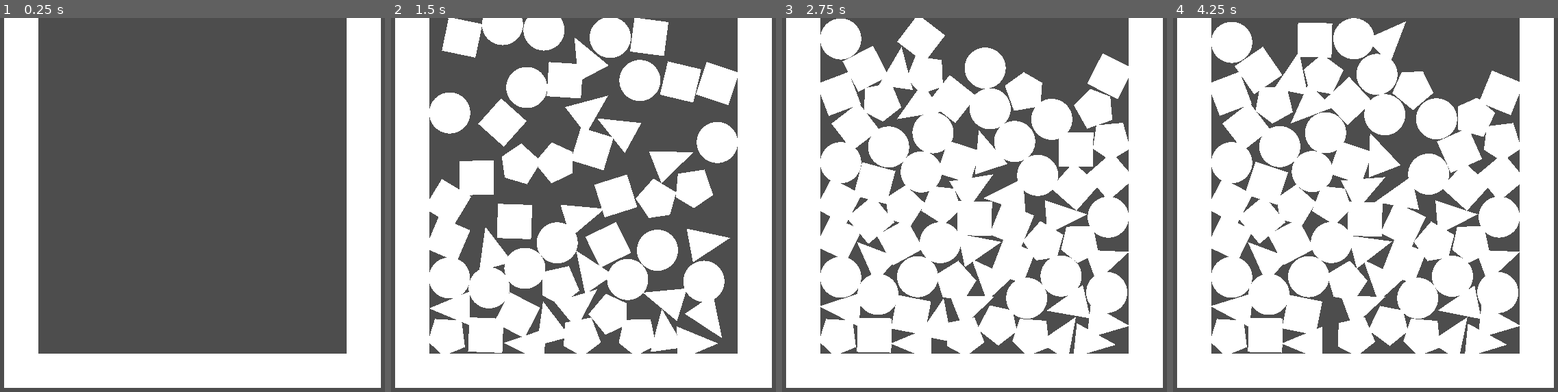
Above: before the commit, frames 1-4 (left to right).
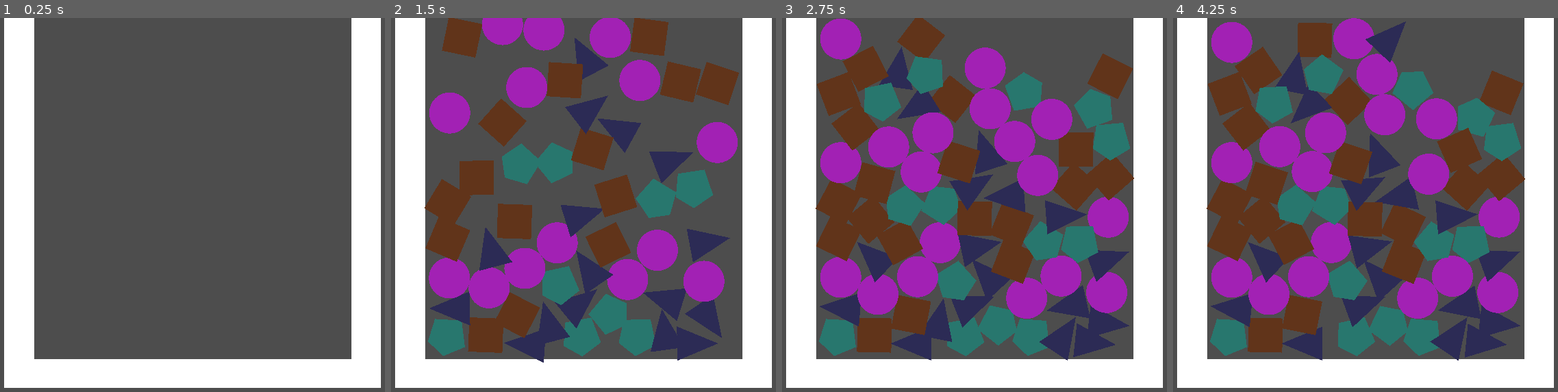
Above: after the commit, the same moments.

Repository: G-U-T-S/theana_jam
Game: Godot game, scene res://Scenes/main.tscn
The game is run twice, just before and just after one commit, with the same random seed, the same clock (stepped at 60 frames per second) and the same inputs.
Inputs (mouse positions are in pixels of both pictures, inside the frame that each line leads up to):
- Up to frame 1 (0.25 s): no input
- Up to frame 2 (1.5 s): move the mouse to (702, 201) at 0.52 s; press the mouse at (702, 201) at 0.53 s; move the mouse to (475, 242) at 1.27 s; release the mouse at (475, 242) at 1.28 s; click (475, 242) at 1.35 s
- Up to frame 3 (2.75 s): move the mouse to (1028, 133) at 2.02 s; press the mouse at (1028, 133) at 2.03 s
- Up to frame 4 (4.25 s): move the mouse to (1338, 305) at 2.77 s; release the mouse at (1338, 305) at 2.78 s; click (1338, 305) at 2.85 s; move the mouse to (1531, 283) at 3.52 s; press the mouse at (1531, 283) at 3.53 s

The runs differ from the first frame. In frame 1, 3.3% of the frame differs, in the area x 8-92%, y 0-92%; in frame 2, 41%; in frame 3, 53%; in frame 4, 53%.

Commit message:
atualização visual
mudei cores e tamanho de colisões apenas

Diff:
--- a/Scenes/circle_shape.tscn
+++ b/Scenes/circle_shape.tscn
@@ -10,9 +10,11 @@
 radius = 30.0167
 
 [node name="circle_shape" type="RigidBody2D"]
+modulate = Color(0.6356, 0.128072, 0.704168, 1)
 collision_layer = 2
 collision_mask = 3
 script = ExtResource("1_0hsxx")
+type = "circle"
 
 [node name="mesh" type="MeshInstance2D" parent="."]
 mesh = SubResource("SphereMesh_awgk8")
--- a/Scenes/main.tscn
+++ b/Scenes/main.tscn
@@ -20,7 +20,8 @@
 position = Vector2(150, 240)
 
 [node name="polygon" type="Polygon2D" parent="wall_1"]
-position = Vector2(-125, -250)
+position = Vector2(-113, -250)
+scale = Vector2(0.88, 1.022)
 polygon = PackedVector2Array(100, 0, 150, 0, 150, 500, 100, 500)
 
 [node name="collsion" type="CollisionShape2D" parent="wall_1"]
@@ -31,7 +32,8 @@
 position = Vector2(650, 240)
 
 [node name="polygon" type="Polygon2D" parent="wall_2"]
-position = Vector2(-125, -250)
+position = Vector2(-104, -250)
+scale = Vector2(0.86, 1.032)
 polygon = PackedVector2Array(100, 0, 150, 0, 150, 500, 100, 500)
 
 [node name="collision" type="CollisionShape2D" parent="wall_2"]
@@ -42,8 +44,9 @@
 position = Vector2(374, 515)
 
 [node name="polygon" type="Polygon2D" parent="wall_3"]
-position = Vector2(251, -125)
+position = Vector2(251, -100.264)
 rotation = 1.5708
+scale = Vector2(0.835095, 1)
 polygon = PackedVector2Array(100, -49.9999, 150, -49.9999, 150, 500, 100, 500)
 
 [node name="collision" type="CollisionShape2D" parent="wall_3"]
--- a/Scenes/pentagon_shape.tscn
+++ b/Scenes/pentagon_shape.tscn
@@ -6,9 +6,11 @@
 radius = 26.0
 
 [node name="pentagon_shape" type="RigidBody2D"]
+modulate = Color(0.158137, 0.466152, 0.431672, 1)
 collision_layer = 2
 collision_mask = 3
 script = ExtResource("1_umoc4")
+type = "pentagon"
 
 [node name="polygon" type="Polygon2D" parent="."]
 position = Vector2(0, -2)
--- a/Scenes/square_shape.tscn
+++ b/Scenes/square_shape.tscn
@@ -9,9 +9,11 @@
 radius = 27.0185
 
 [node name="square_shape" type="RigidBody2D"]
+modulate = Color(0.382046, 0.202682, 0.102359, 1)
 collision_layer = 2
 collision_mask = 3
 script = ExtResource("1_vcdq5")
+type = "square"
 
 [node name="mesh" type="MeshInstance2D" parent="."]
 mesh = SubResource("QuadMesh_sxf76")
--- a/Scenes/triangle_shape.tscn
+++ b/Scenes/triangle_shape.tscn
@@ -13,8 +13,10 @@
 collision_layer = 2
 collision_mask = 3
 script = ExtResource("1_1lgki")
+type = "triangle"
 
 [node name="mesh" type="MeshInstance2D" parent="."]
+modulate = Color(0.172648, 0.169612, 0.3356, 1)
 position = Vector2(0, -3.5)
 scale = Vector2(1, -1)
 mesh = SubResource("PrismMesh_48cqo")
